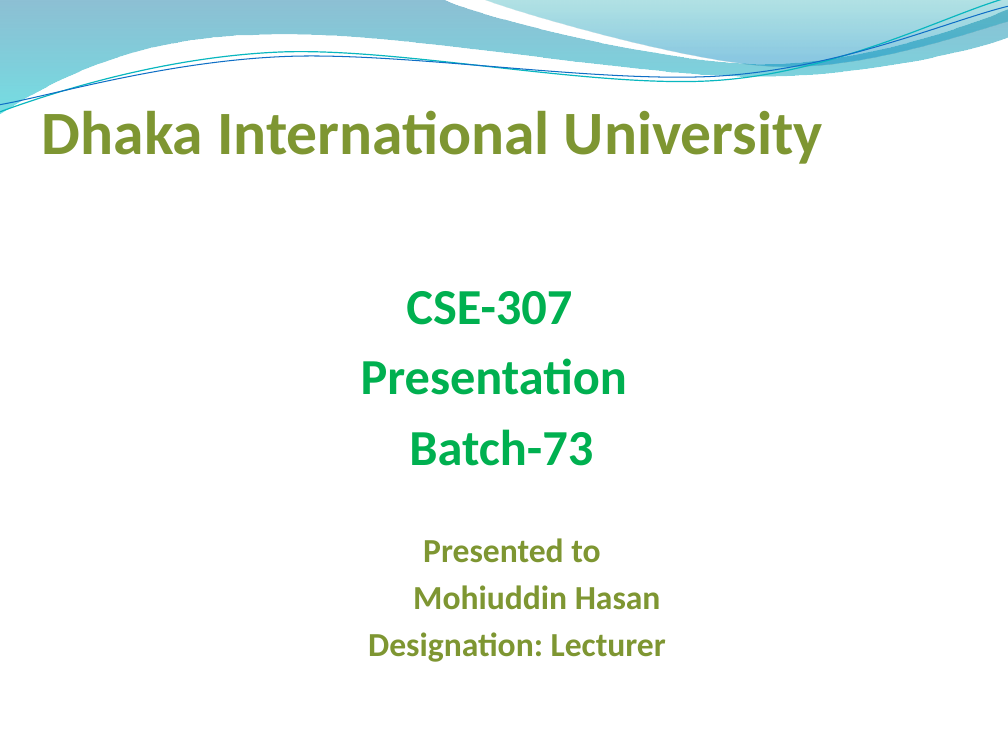
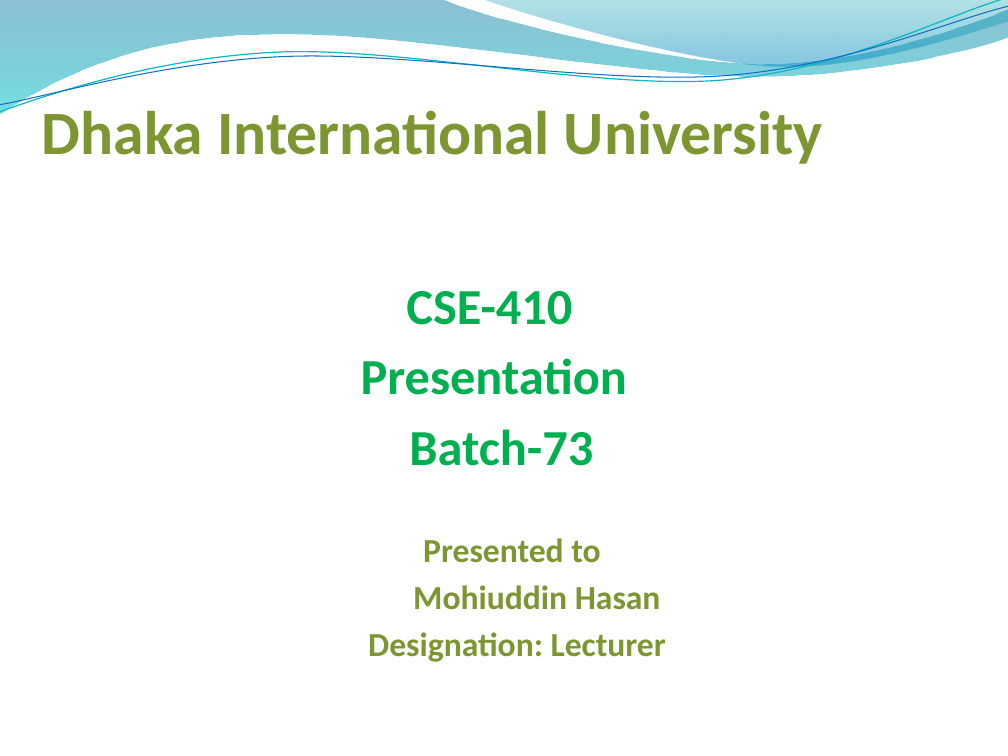
Before and after one commit to Shofikul2024/10-sem-web-lab-project-trtial-3, a slide deck: slide 1 of 10 semester e commerce presentation .ppt. Drawn at 1008x756 pixels with LibreOffice and Linux fonts; fonts in the diff are those of the drawing; background and template pictures are left out. Boxes give left, top, right and bottom in pixels: in the first picture for what was removed or moved away, otherwise in the second. Text is boxed around its words. In the diff, an @@ line names an element or a change of style, - is before the commit and + after.

```diff
--- a/10 semester e commerce presentation .ppt
+++ b/10 semester e commerce presentation .ppt
@@ text at (406,291,572,325): text changed @@
-                CSE-307
+                CSE-410
```
